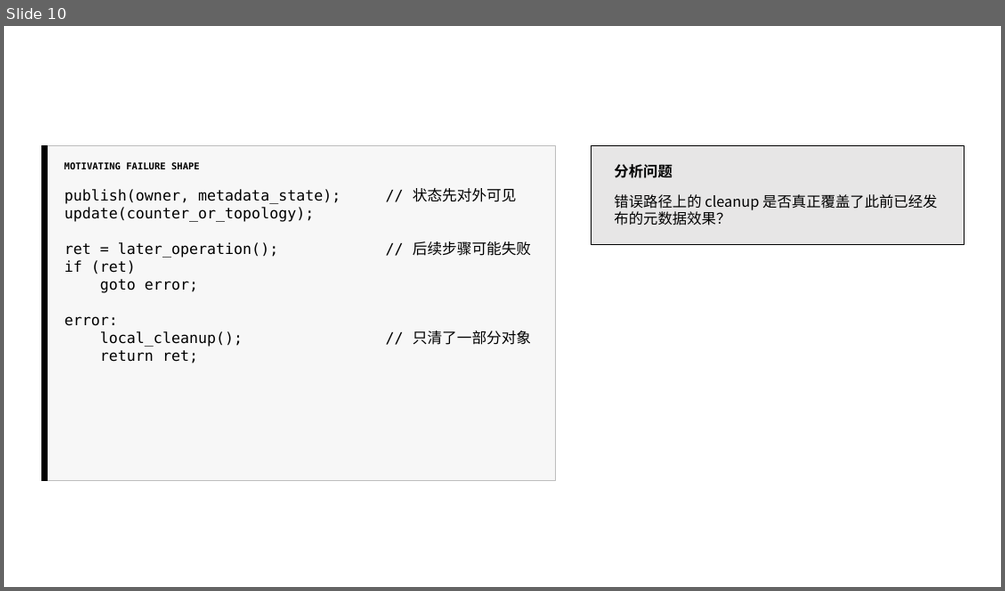
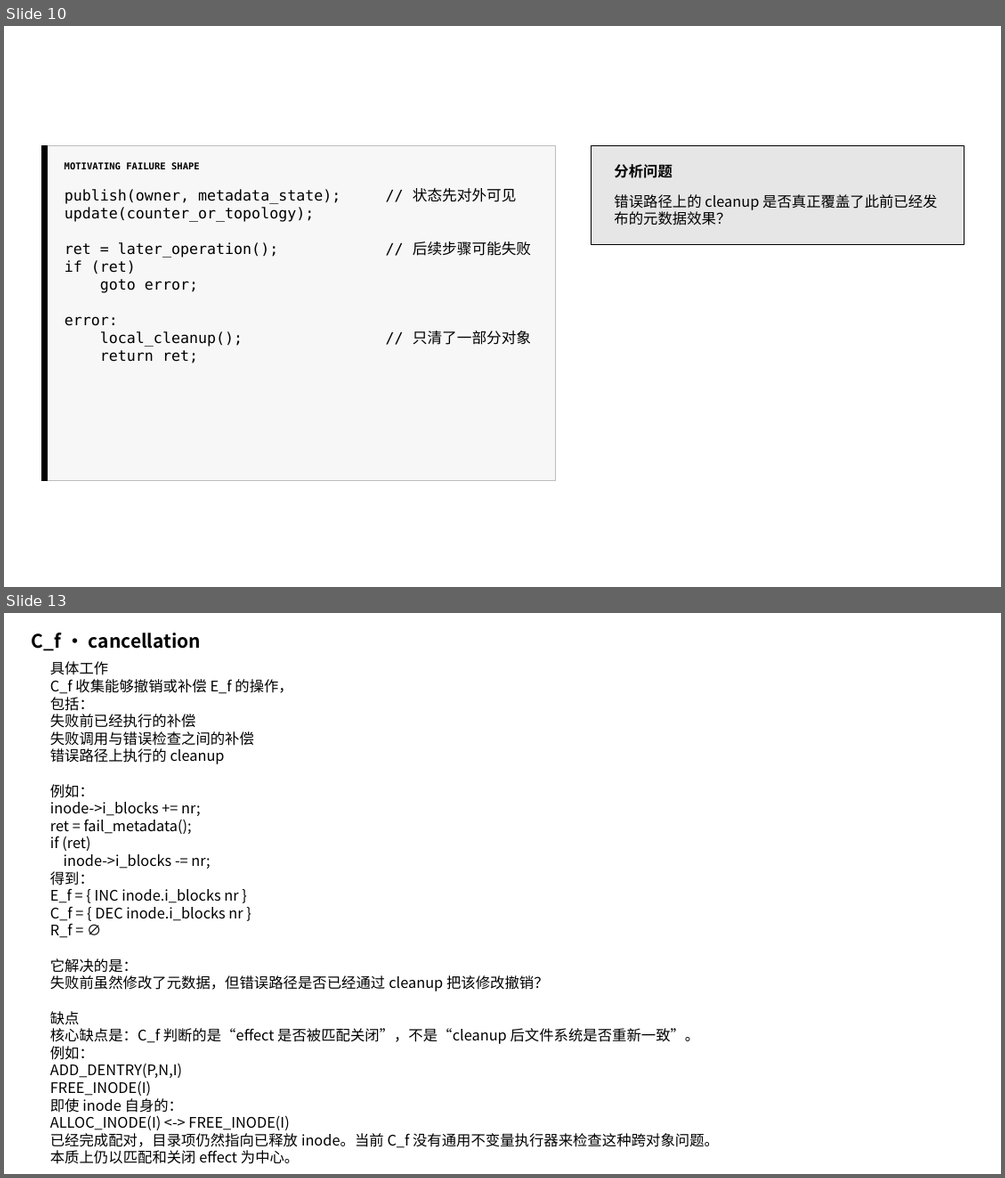
Before and after one commit to yghikun/SE_EOD, a slide deck: 元数据错误路径.pptx. Shown one above the other, each under a label of ours: slide 10 before the commit, slides 10 and 13 after it; the slides between them are not shown. The pictures are 1005x591 and 1005x1178 pixels, drawn with LibreOffice and Linux fonts; fonts in the diff are those of the drawing. Boxes give left, top, right and bottom in pixels: in the first picture for what was removed or moved away, otherwise in the second. Text is boxed around its words. In the diff, an @@ line names an element or a change of style, - is before the commit and + after.

Commit message:
修改想法

```diff
--- a/元数据错误路径.pptx
+++ b/元数据错误路径.pptx
@@ slide 13 added at (x1=4, y1=613, x2=1001, y2=1174), background #FFFFFF @@
@@ text added at (x1=32, y1=633, x2=201, y2=651), 18 pt, text #000000, bold @@
+C_f · cancellation
@@ text added at (x1=50, y1=661, x2=719, y2=1164), 14 pt, text #000000 @@
+具体工作
+C_f 收集能够撤销或补偿 E_f 的操作，
+包括：
+失败前已经执行的补偿
+失败调用与错误检查之间的补偿
+错误路径上执行的 cleanup
+例如：
+inode->i_blocks += nr;
+ret = fail_metadata();
+if (ret)
+inode->i_blocks -= nr;
+得到：
+E_f = { INC inode.i_blocks nr }
+C_f = { DEC inode.i_blocks nr }
+R_f = ∅
+它解决的是：
+失败前虽然修改了元数据，但错误路径是否已经通过 cleanup 把该修改撤销？
+缺点
+核心缺点是：C_f 判断的是“effect 是否被匹配关闭”，不是“cleanup 后文件系统是否重新一致”。
+例如：
+ADD_DENTRY(P,N,I)
+FREE_INODE(I)
+即使 inode 自身的：
+ALLOC_INODE(I) <-> FREE_INODE(I)
+已经完成配对，目录项仍然指向已释放 inode。当前 C_f 没有通用不变量执行器来检查这种跨对象问题。
+本质上仍以匹配和关闭 effect 为中心。
```
Also in this commit, not shown: 1 slide changed, 17 other slides added, 14 other files.
